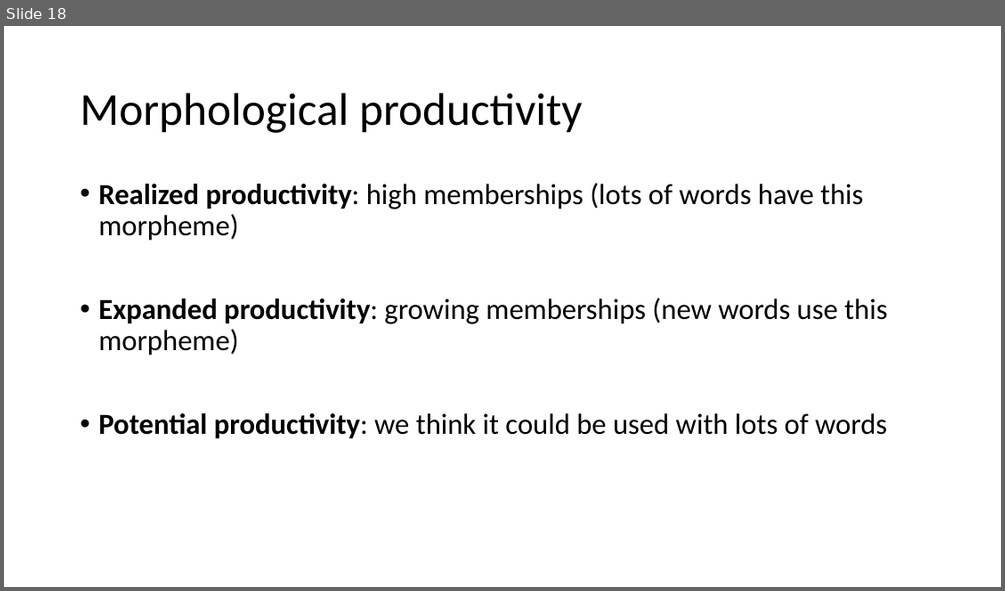
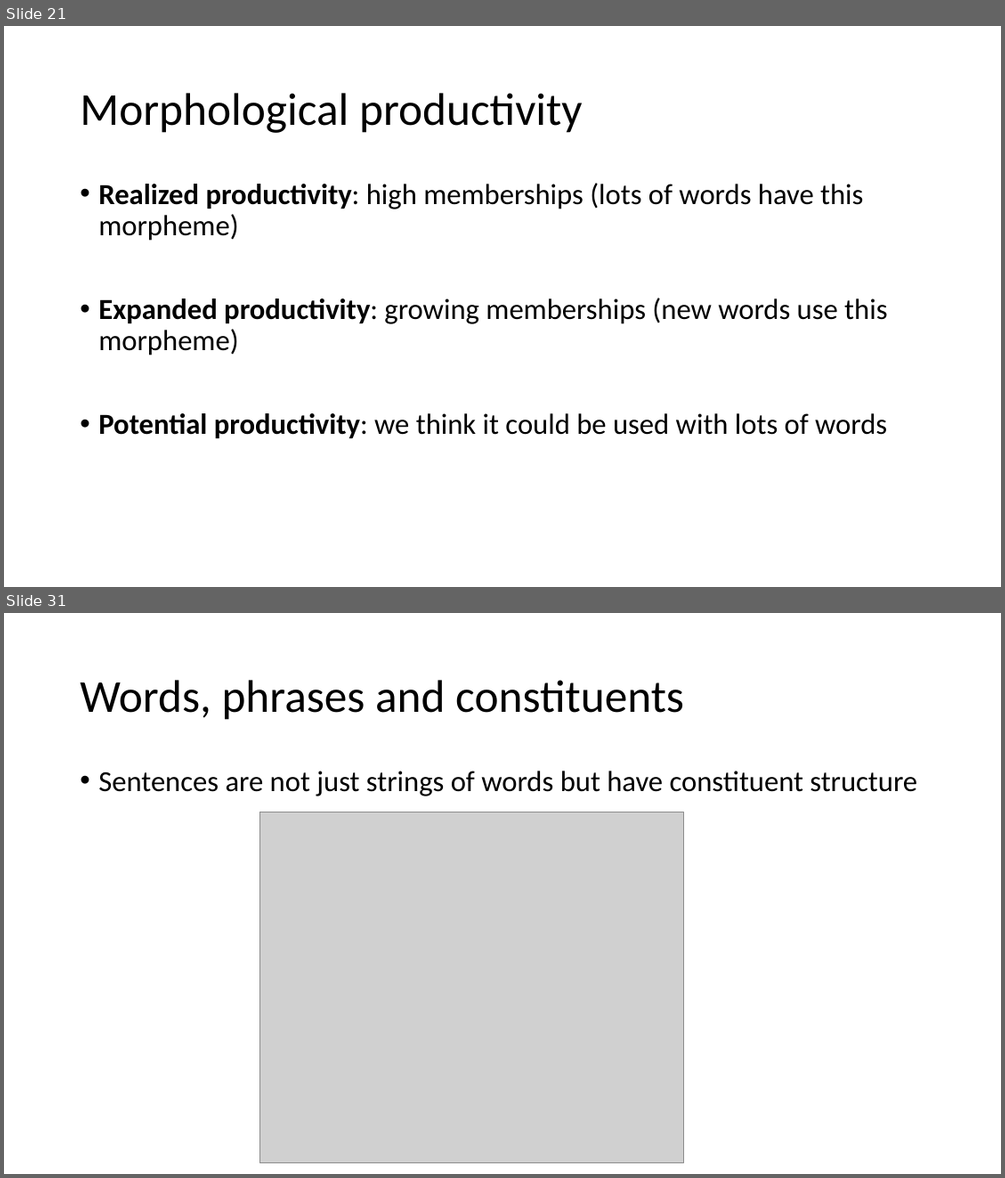
Before and after one commit to ajrtallman/Corpus_Linguistics_FSU_2023-2024, a slide deck: 03_lectures/Corpus Linguistics_2023_11_10.pptx. Shown one above the other, each under a label of ours: slide 18 before the commit, slides 21 and 31 after it; the slides between them are not shown. The pictures are 1005x591 and 1005x1178 pixels, drawn with LibreOffice and Linux fonts; fonts in the diff are those of the drawing; grey boxes stand for pictures. Boxes give left, top, right and bottom in pixels: in the first picture for what was removed or moved away, otherwise in the second. Text is boxed around its words. In the diff, an @@ line names an element or a change of style, - is before the commit and + after.

```diff
--- a/03_lectures/Corpus Linguistics_2023_11_10.pptx
+++ b/03_lectures/Corpus Linguistics_2023_11_10.pptx
@@ slide 31 added at <box>4,613,1001,1174</box>, background #FFFFFF @@
@@ title added at <box>80,680,684,720</box>, 44 pt, text #000000 @@
+Words, phrases and constituents
@@ text added at <box>98,771,917,796</box>, 28 pt, text #000000 @@
+• Sentences are not just strings of words but have constituent structure
@@ picture added at <box>259,811,683,1163</box> @@
@@ what was slide 18 is now slide 21 @@
```
Also in this commit, not shown: 6 slides changed, 19 other slides added, 2 slides removed.
